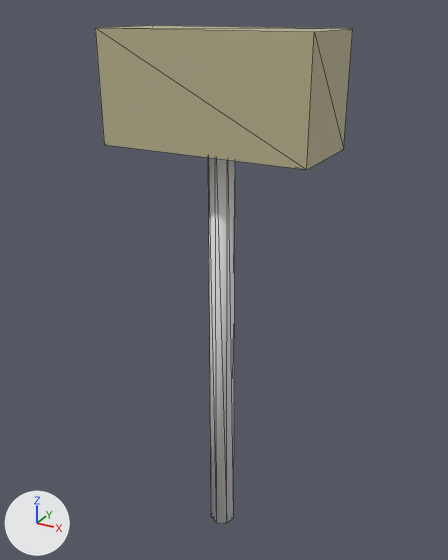
An edit to the glTF model assets/models/items/tin_hammer.glb, drawn before and after from the same camera.
The view is the same before and after, from a camera (50 mm lens) standing at (0.439, -0.792, 0.786) and looking at (-0.01, 0.024, 0.377). Lighting does not change. The marker at lower left points along +X, +Y and +Z. The older version comes first. Mesh edges are drawn as thin lines. Vertices at exactly the same position are counted once.

Objects in the first picture: 'tin_hammer_v0'.
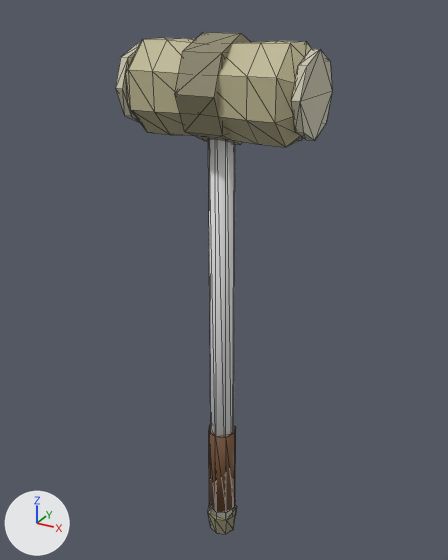
The change, as a list of edits to the scene's bpy script:
```text
Add mat_prop_leather:
    mat_prop_leather = bpy.data.materials.new('prop:leather')
    # nodes: BsdfPrincipled, Mix, OutputMaterial, VertexColor
    # colours: white #e7e7e7, mixed with the vertex colours
Change me_tin_hammer_v0:
    used by ob_tin_hammer_v0; location = (0.0, 0.0, 0.0)
    remove me_tin_hammer_v0.from_pydata(...)  # 22 vertices, 36 faces; spans x -0.16..0.16, y -0.07..0.07, z -0.1..0.76
    add me_tin_hammer_v0.from_pydata(...)  # 154 vertices, 280 faces; spans x -0.142..0.142, y -0.074..0.074, z -0.125..0.754
    me_tin_hammer_v0 part 1: a new loose piece, an 8-sided cylinder along z spanning x -0.025..0.025, y -0.025..0.025, z -0.07..0.1, in mat_prop_leather
    me_tin_hammer_v0 part 2: a new loose piece, an 8-sided cut cone along z (radius 0.023 at the low end, 0.029 at the high end) spanning x -0.029..0.029, y -0.029..0.029, z -0.125..-0.085, in mat_prop_iron_metal
    me_tin_hammer_v0 part 3: a new loose piece, an 8-sided cylinder along x spanning x -0.142..-0.13, y -0.057..0.057, z 0.623..0.737, in mat_prop_iron_metal
    me_tin_hammer_v0 part 4: a new loose piece, an 8-sided cylinder along x spanning x 0.13..0.142, y -0.057..0.057, z 0.623..0.737, in mat_prop_iron_metal
    me_tin_hammer_v0 part 5: a new loose piece, an 8-sided cylinder along x spanning x -0.03..0.03, y -0.074..0.074, z 0.606..0.754, in mat_prop_iron_metal
    me_tin_hammer_v0 part 6: the loose piece of 8 vertices spanning x -0.16..0.16, y -0.07..0.07, z 0.6..0.76 is rebuilt with 58 vertices and now spans x -0.13..0.13, y -0.065..0.065, z 0.615..0.745
    me_tin_hammer_v0 part 7
    13 vertices are removed from x -0.021..0.021, y -0.02..0.02, z -0.1..0.65
    24 faces are deleted
    15 vertices are added at x -0.022..0.022, y -0.02..0.022, z -0.1..0.722
    28 new faces join them, mat_prop_planks
    add me_tin_hammer_v0.materials.append(mat_prop_leather)
```

Boxes (x1, y1, x2, y2) around the edits, measured in the pictures (448 x 560 px; the box of a moved part takes in the faces that stretch with it):
'tin_hammer_v0', reshaped (16% narrower)
    before: (95, 25, 353, 523)
    after: (115, 32, 332, 534)
part 1 of me_tin_hammer_v0, added
    after: (209, 425, 236, 513)
part 2 of me_tin_hammer_v0, added
    after: (208, 505, 237, 534)
part 3 of me_tin_hammer_v0, added
    after: (115, 43, 140, 122)
part 4 of me_tin_hammer_v0, added
    after: (291, 49, 332, 141)
part 5 of me_tin_hammer_v0, added
    after: (175, 32, 251, 145)
part 6 of me_tin_hammer_v0, rebuilt (28% narrower, 25% shorter)
    before: (95, 25, 353, 170)
    after: (125, 38, 311, 147)
part 7 of me_tin_hammer_v0, moved or reshaped
    before: (208, 158, 235, 523)
    after: (209, 140, 235, 517)
